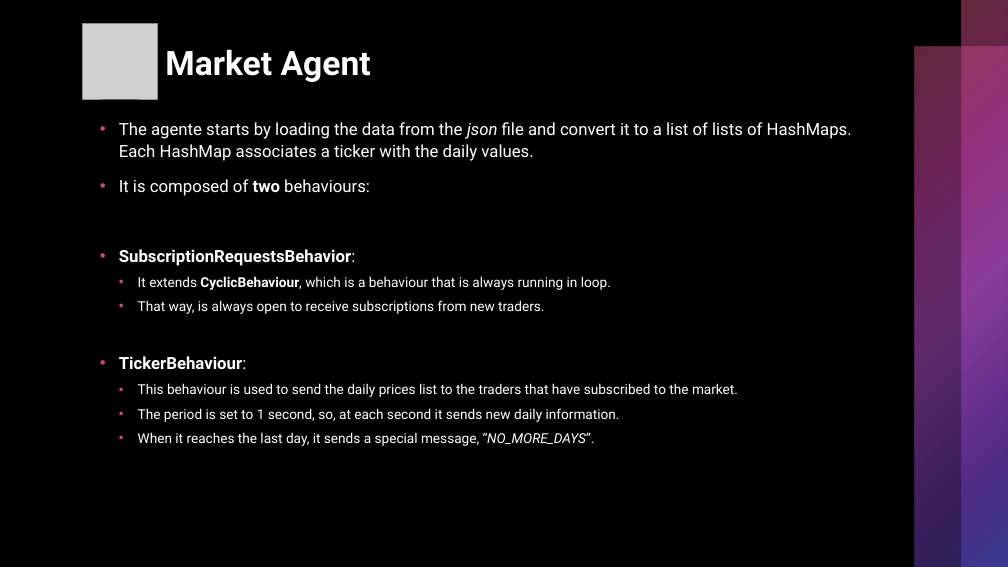
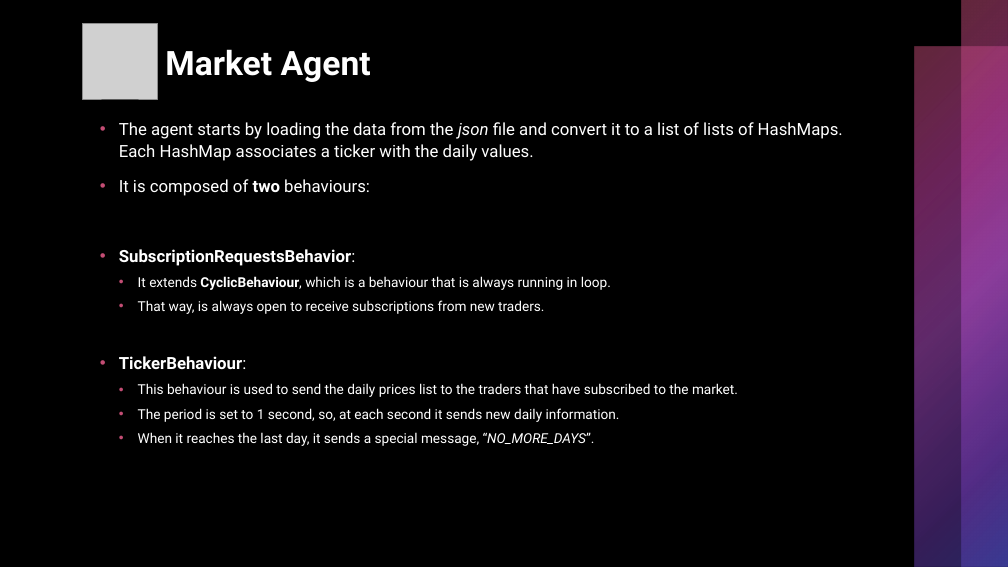
Before and after one commit to sergiodagama/FEUP-ASMA_Investment_Strategies_Simulation_Multi_Agent_System, a slide deck: slide 5 of docs/presentation.pptx. Drawn at 1008x567 pixels with LibreOffice and Linux fonts; fonts in the diff are those of the drawing; grey boxes stand for pictures. Boxes give left, top, right and bottom in pixels: in the first picture for what was removed or moved away, otherwise in the second. Text is boxed around its words. In the diff, an @@ line names an element or a change of style, - is before the commit and + after.

Commit message:
Broker and stock agents in presentation

```diff
--- a/docs/presentation.pptx
+++ b/docs/presentation.pptx
@@ text at (119,122,843,161): text changed @@
-• The agente starts by loading the data from the json file and convert it to a list of lists of HashMaps. Each HashMap associates a ticker with the daily values.
+• The agent starts by loading the data from the json file and convert it to a list of lists of HashMaps. Each HashMap associates a ticker with the daily values.
```
Also in this commit, not shown: 2 other slides changed.
